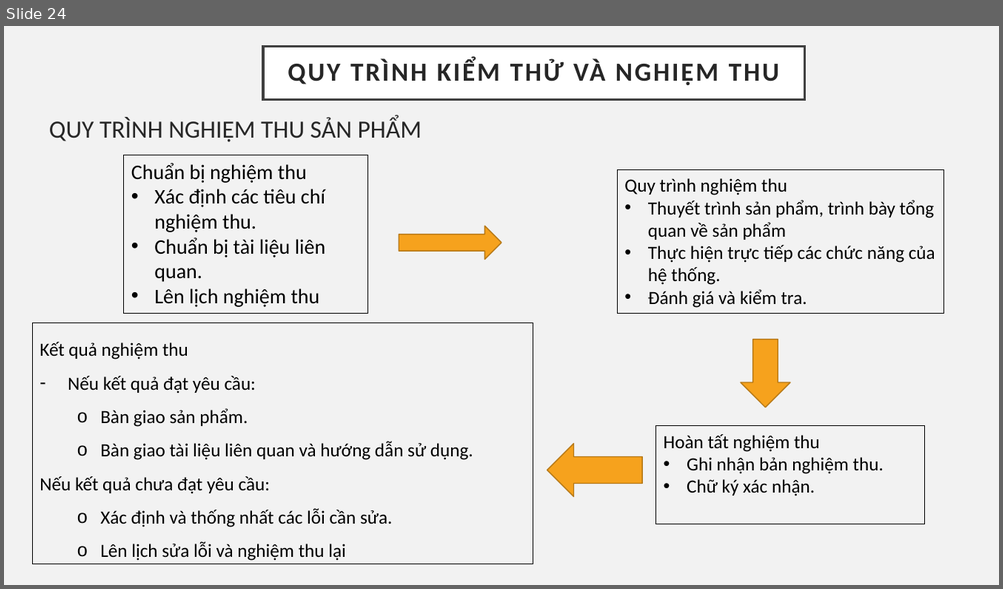
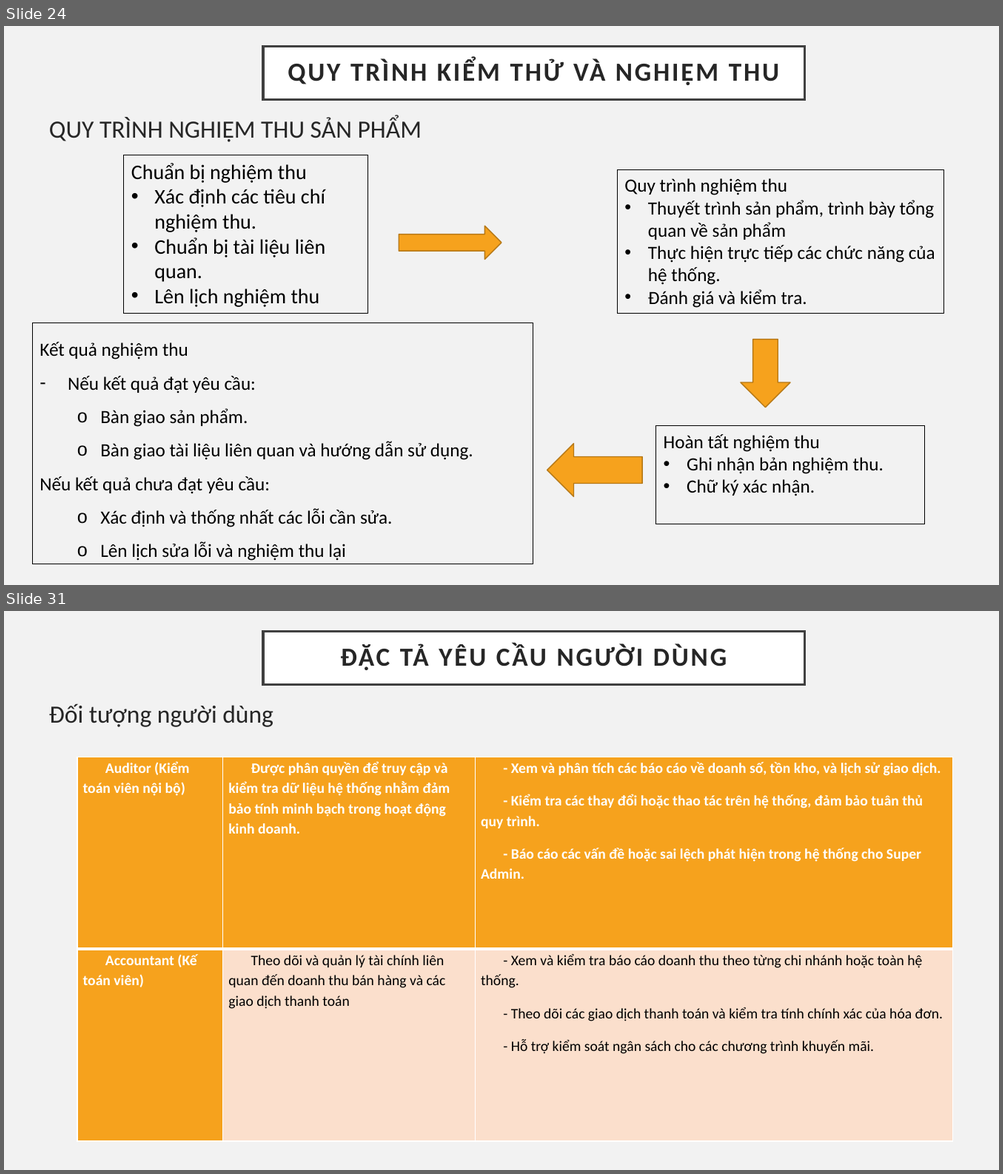
Before and after one commit to Tranngocphuc2003/BTL-CNPM, a slide deck: BTL Công nghệ phần mềm.pptx. Shown one above the other, each under a label of ours: slide 24 before the commit, slides 24 and 31 after it; the slides between them are not shown. The pictures are 1003x589 and 1003x1174 pixels, drawn with LibreOffice and Linux fonts; fonts in the diff are those of the drawing. Boxes give left, top, right and bottom in pixels: in the first picture for what was removed or moved away, otherwise in the second. Text is boxed around its words. In the diff, an @@ line names an element or a change of style, - is before the commit and + after.

```diff
--- a/BTL Công nghệ phần mềm.pptx
+++ b/BTL Công nghệ phần mềm.pptx
@@ slide 31 added at [4, 611, 999, 1170], background #F2F2F2 @@
@@ title added at [263, 631, 805, 684], fill #FFFFFF, outline #404040 2.5 pt, 25.2 pt, text #262626, bold @@
+ĐẶC TẢ YÊU CẦU NGƯỜI DÙNG
@@ text added at [49, 703, 273, 727], 24 pt, text #262626 @@
+Đối tượng người dùng
@@ table added at [77, 758, 952, 1142], 2 rows, 3 columns @@
+Auditor (Kiểm toán viên nội bộ) | Được phân quyền để truy cập và kiểm tra dữ liệu hệ thống nhằm đảm bảo tính minh bạch trong hoạt động kinh doanh. | - Xem và phân tích các báo cáo về doanh số, tồn kho, và lịch sử giao dịch. / - Kiểm tra các thay đổi hoặc thao tác trên hệ thống, đảm bảo tuân thủ quy trình. / - Báo cáo các vấn đề hoặc sai lệch phát hiện trong hệ thống cho Super Admin.
+Accountant (Kế toán viên) | Theo dõi và quản lý tài chính liên quan đến doanh thu bán hàng và các giao dịch thanh toán | - Xem và kiểm tra báo cáo doanh thu theo từng chi nhánh hoặc toàn hệ thống. / - Theo dõi các giao dịch thanh toán và kiểm tra tính chính xác của hóa đơn. / - Hỗ trợ kiểm soát ngân sách cho các chương trình khuyến mãi.
```
Also in this commit, not shown: 26 other slides added, 2 other files.
